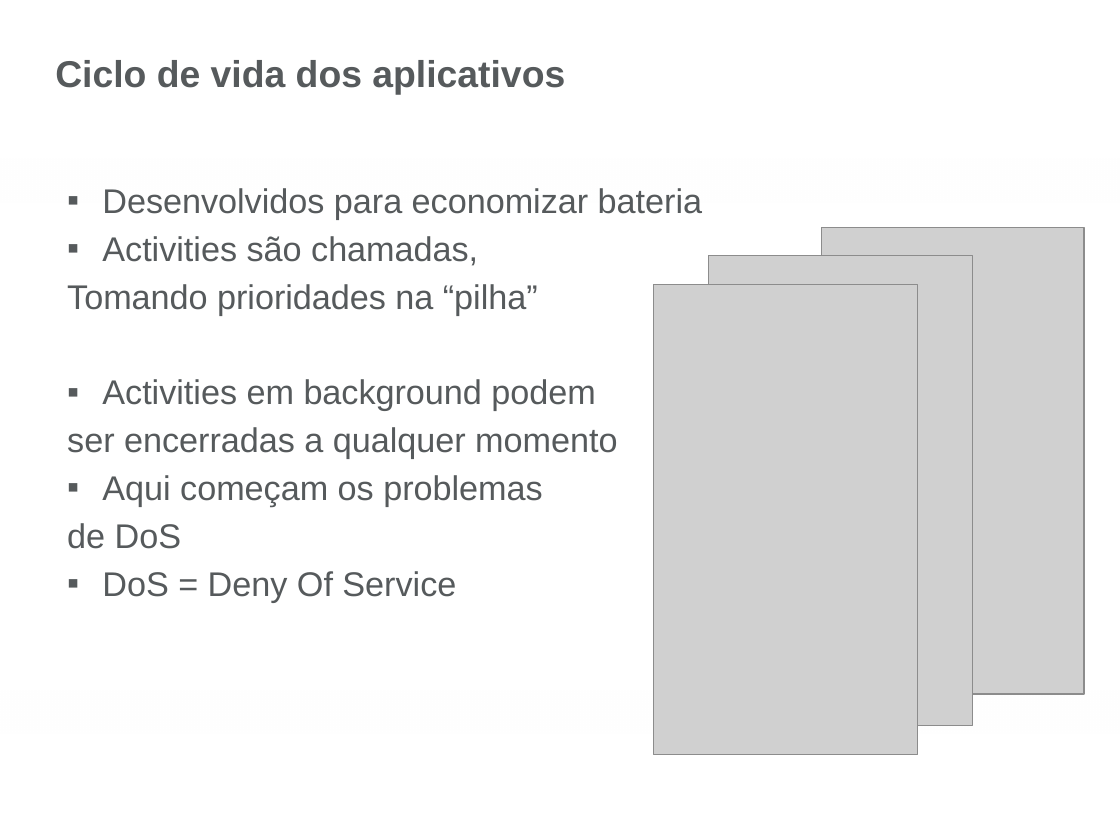
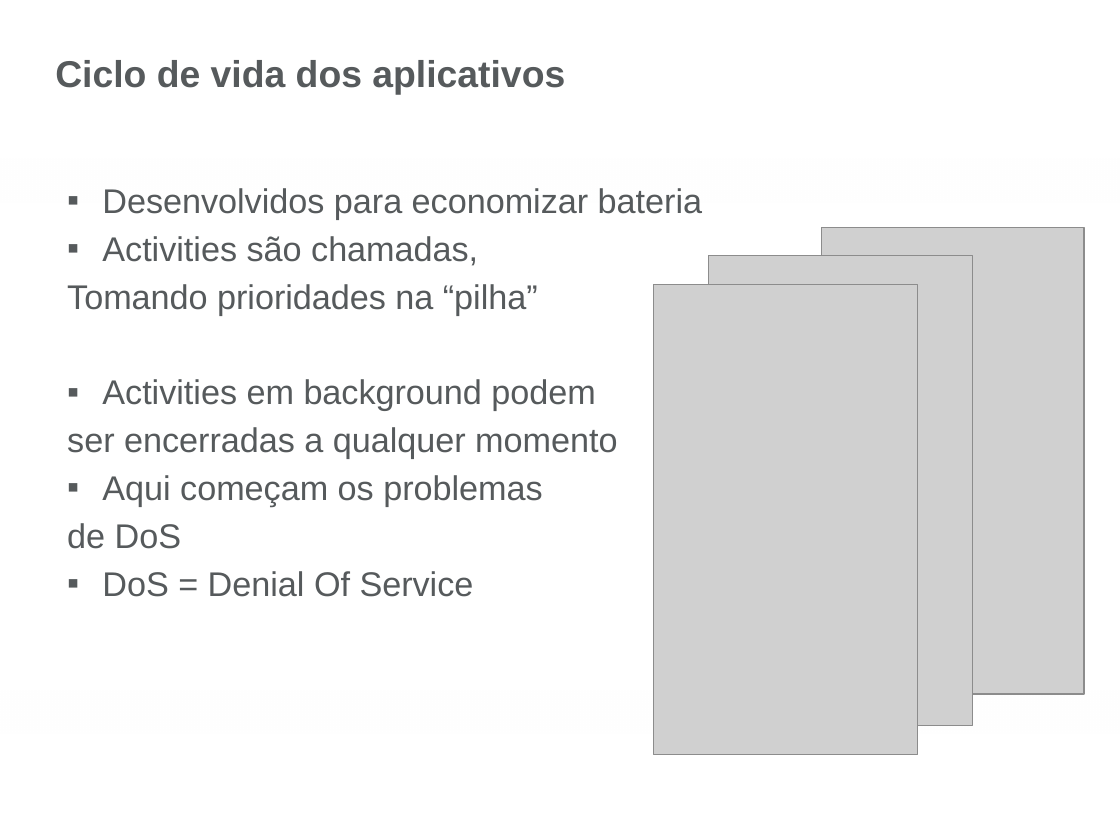
Before and after one commit to priscila225/SemanaDaComputacao, a slide deck: slide 12 of Inatel - Seguranca em dispositivos Android.pptx. Drawn at 1120x840 pixels with LibreOffice and Linux fonts; fonts in the diff are those of the drawing; grey boxes stand for pictures; background and template pictures are left out. Boxes give left, top, right and bottom in pixels: in the first picture for what was removed or moved away, otherwise in the second. Text is boxed around its words. In the diff, an @@ line names an element or a change of style, - is before the commit and + after.

Commit message:
Fix

```diff
--- a/Inatel - Seguranca em dispositivos Android.pptx
+++ b/Inatel - Seguranca em dispositivos Android.pptx
@@ text at [102, 571, 474, 597]: text changed @@
-▪ DoS = Deny Of Service
+▪ DoS = Denial Of Service
```
